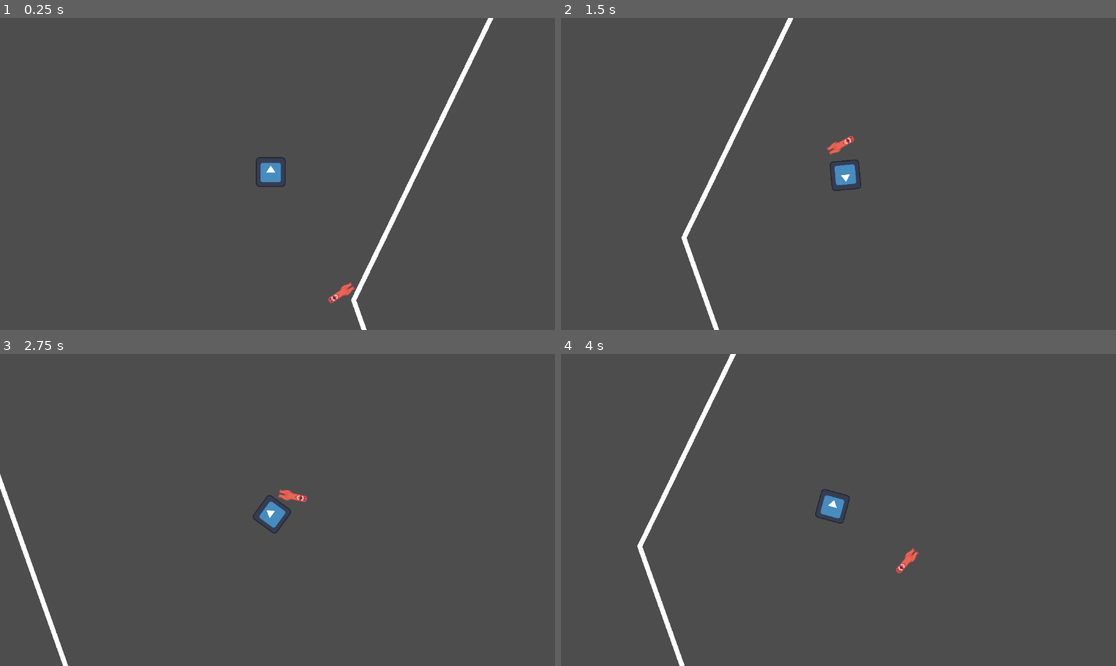
Above: before the commit, frames 1-4 (two rows, left to right).
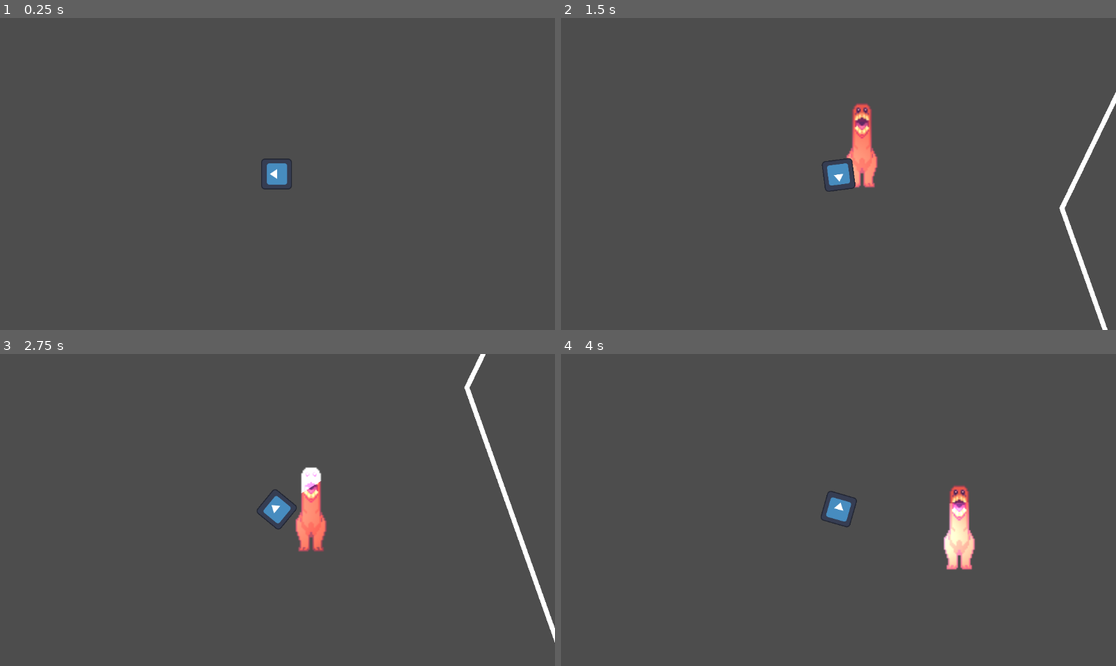
Above: after the commit, the same moments.

Repository: Immersor-git/Running-Out-of-Power
Game: Godot game, scene res://enemy_test_level.tscn
Two runs of this game, one before a commit and one after it. Both use one fixed random seed, a clock stepped at 60 frames per second and the inputs below. The project has no main scene, so this scene is started directly. The engine's default icon, where the game draws it, is replaced by a stand-in: a white triangle on a blue panel in a dark square.
Inputs (mouse positions are in pixels of both pictures, inside the frame that each line leads up to):
- Up to frame 1 (0.25 s): no input
- Up to frame 2 (1.5 s): move the mouse to (960, 158) at 0.52 s; hold D (right) 0.53-1.28 s; move the mouse to (727, 189) at 1.27 s; hold S (back) from 1.28 s (still down)
- Up to frame 3 (2.75 s): move the mouse to (333, 441) at 2.02 s; release S (back) at 2.03 s; hold D (right) from 2.03 s (still down)
- Up to frame 4 (4 s): move the mouse to (810, 572) at 2.77 s; release D (right) at 2.78 s; hold W (forward) 2.78-3.53 s; move the mouse to (1005, 556) at 3.52 s; hold A (left) from 3.53 s (still down)

The runs differ from the first frame. In frame 1, 1.5% of the frame differs, in the area x 46-89%, y 0-100%; in frame 2, 3.2%, in the area x 21-100%, y 0-100%; in frame 3, 3.0%; in frame 4, 2.6%.

Commit message:
wip: fixed angel, added tristan code

Diff:
--- a/enemies/angel/enemy_angel.gd
+++ b/enemies/angel/enemy_angel.gd
@@ -32,7 +32,4 @@
 
 func _physics_process(delta):
 	should_follow()
-
-	if not velocity == Vector2.ZERO:
-		$AnimationTree.set("parameters/Direction/blend_position", velocity)
 	move_and_slide()
--- a/enemies/angel/enemy_angel.tscn
+++ b/enemies/angel/enemy_angel.tscn
@@ -1,204 +1,30 @@
-[gd_scene load_steps=19 format=3 uid="uid://bi3ib870qqwh4"]
+[gd_scene load_steps=6 format=3 uid="uid://bi3ib870qqwh4"]
 
 [ext_resource type="Script" path="res://enemies/angel/enemy_angel.gd" id="1_cl3vq"]
 [ext_resource type="Texture2D" uid="uid://dk4kagl2ru3ok" path="res://enemies/angel/angel_sprite_sheet.png" id="2_uqe2f"]
 [ext_resource type="PackedScene" uid="uid://bj0l46jyyahfn" path="res://enemies/enemy_base.tscn" id="3_638vx"]
 
 [sub_resource type="CircleShape2D" id="CircleShape2D_02rs4"]
-radius = 479.009
+radius = 875.005
 
 [sub_resource type="CapsuleShape2D" id="CapsuleShape2D_r0k1q"]
-radius = 12.0
-height = 62.0
-
-[sub_resource type="Animation" id="Animation_j4bln"]
-length = 0.001
-tracks/0/type = "value"
-tracks/0/imported = false
-tracks/0/enabled = true
-tracks/0/path = NodePath("AngelSpriteSheet:frame")
-tracks/0/interp = 1
-tracks/0/loop_wrap = true
-tracks/0/keys = {
-"times": PackedFloat32Array(0),
-"transitions": PackedFloat32Array(1),
-"update": 1,
-"values": [0]
-}
-tracks/1/type = "value"
-tracks/1/imported = false
-tracks/1/enabled = true
-tracks/1/path = NodePath("AngelSpriteSheet:flip_h")
-tracks/1/interp = 1
-tracks/1/loop_wrap = true
-tracks/1/keys = {
-"times": PackedFloat32Array(0),
-"transitions": PackedFloat32Array(1),
-"update": 1,
-"values": [true]
-}
-tracks/2/type = "value"
-tracks/2/imported = false
-tracks/2/enabled = true
-tracks/2/path = NodePath("AngelSpriteSheet:offset")
-tracks/2/interp = 1
-tracks/2/loop_wrap = true
-tracks/2/keys = {
-"times": PackedFloat32Array(0),
-"transitions": PackedFloat32Array(1),
-"update": 0,
-"values": [Vector2(5, 0)]
-}
-
-[sub_resource type="Animation" id="Animation_7jnse"]
-resource_name = "back"
-tracks/0/type = "value"
-tracks/0/imported = false
-tracks/0/enabled = true
-tracks/0/path = NodePath("AngelSpriteSheet:frame")
-tracks/0/interp = 1
-tracks/0/loop_wrap = true
-tracks/0/keys = {
-"times": PackedFloat32Array(0.1),
-"transitions": PackedFloat32Array(1),
-"update": 1,
-"values": [2]
-}
-
-[sub_resource type="Animation" id="Animation_1ijy3"]
-resource_name = "forward"
-tracks/0/type = "value"
-tracks/0/imported = false
-tracks/0/enabled = true
-tracks/0/path = NodePath("AngelSpriteSheet:frame")
-tracks/0/interp = 1
-tracks/0/loop_wrap = true
-tracks/0/keys = {
-"times": PackedFloat32Array(0),
-"transitions": PackedFloat32Array(1),
-"update": 1,
-"values": [0]
-}
-
-[sub_resource type="Animation" id="Animation_jqo1a"]
-resource_name = "left"
-tracks/0/type = "value"
-tracks/0/imported = false
-tracks/0/enabled = true
-tracks/0/path = NodePath("AngelSpriteSheet:frame")
-tracks/0/interp = 1
-tracks/0/loop_wrap = true
-tracks/0/keys = {
-"times": PackedFloat32Array(0.2),
-"transitions": PackedFloat32Array(1),
-"update": 1,
-"values": [1]
-}
-tracks/1/type = "value"
-tracks/1/imported = false
-tracks/1/enabled = true
-tracks/1/path = NodePath("AngelSpriteSheet:flip_h")
-tracks/1/interp = 1
-tracks/1/loop_wrap = true
-tracks/1/keys = {
-"times": PackedFloat32Array(0.4),
-"transitions": PackedFloat32Array(1),
-"update": 1,
-"values": [false]
-}
-tracks/2/type = "value"
-tracks/2/imported = false
-tracks/2/enabled = true
-tracks/2/path = NodePath("AngelSpriteSheet:offset")
-tracks/2/interp = 1
-tracks/2/loop_wrap = true
-tracks/2/keys = {
-"times": PackedFloat32Array(0.4),
-"transitions": PackedFloat32Array(1),
-"update": 0,
-"values": [Vector2(5, 0)]
-}
-
-[sub_resource type="Animation" id="Animation_asm44"]
-resource_name = "right"
-tracks/0/type = "value"
-tracks/0/imported = false
-tracks/0/enabled = true
-tracks/0/path = NodePath("AngelSpriteSheet:flip_h")
-tracks/0/interp = 1
-tracks/0/loop_wrap = true
-tracks/0/keys = {
-"times": PackedFloat32Array(0.4),
-"transitions": PackedFloat32Array(1),
-"update": 1,
-"values": [true]
-}
-tracks/1/type = "value"
-tracks/1/imported = false
-tracks/1/enabled = true
-tracks/1/path = NodePath("AngelSpriteSheet:frame")
-tracks/1/interp = 1
-tracks/1/loop_wrap = true
-tracks/1/keys = {
-"times": PackedFloat32Array(0.3),
-"transitions": PackedFloat32Array(1),
-"update": 1,
-"values": [1]
-}
-
-[sub_resource type="AnimationLibrary" id="AnimationLibrary_r53cv"]
-_data = {
-"RESET": SubResource("Animation_j4bln"),
-"back": SubResource("Animation_7jnse"),
-"forward": SubResource("Animation_1ijy3"),
-"left": SubResource("Animation_jqo1a"),
-"right": SubResource("Animation_asm44")
-}
-
-[sub_resource type="AnimationNodeAnimation" id="AnimationNodeAnimation_7tijy"]
-animation = &"left"
-
-[sub_resource type="AnimationNodeAnimation" id="AnimationNodeAnimation_joqlb"]
-animation = &"right"
-
-[sub_resource type="AnimationNodeAnimation" id="AnimationNodeAnimation_kchn5"]
-animation = &"back"
-
-[sub_resource type="AnimationNodeAnimation" id="AnimationNodeAnimation_kuaj4"]
-animation = &"forward"
-
-[sub_resource type="AnimationNodeAnimation" id="AnimationNodeAnimation_wf5qo"]
-animation = &"left"
-
-[sub_resource type="AnimationNodeBlendSpace2D" id="AnimationNodeBlendSpace2D_u0tri"]
-blend_point_0/node = SubResource("AnimationNodeAnimation_7tijy")
-blend_point_0/pos = Vector2(-1, 0)
-blend_point_1/node = SubResource("AnimationNodeAnimation_joqlb")
-blend_point_1/pos = Vector2(1, 0)
-blend_point_2/node = SubResource("AnimationNodeAnimation_kchn5")
-blend_point_2/pos = Vector2(0, 1)
-blend_point_3/node = SubResource("AnimationNodeAnimation_kuaj4")
-blend_point_3/pos = Vector2(0, -1)
-blend_point_4/node = SubResource("AnimationNodeAnimation_wf5qo")
-blend_point_4/pos = Vector2(-1, 0)
-blend_mode = 1
-
-[sub_resource type="AnimationNodeStateMachine" id="AnimationNodeStateMachine_17y0q"]
-states/Direction/node = SubResource("AnimationNodeBlendSpace2D_u0tri")
-states/Direction/position = Vector2(358.5, 68)
+radius = 33.0
+height = 174.0
 
 [node name="Angel" type="CharacterBody2D"]
 script = ExtResource("1_cl3vq")
 
 [node name="AngelSpriteSheet" type="Sprite2D" parent="."]
-position = Vector2(3, -29)
+top_level = true
+scale = Vector2(2.89996, 2.89996)
 texture = ExtResource("2_uqe2f")
-offset = Vector2(5, 0)
+offset = Vector2(8, 0)
 flip_h = true
 hframes = 3
 
 [node name="DetectBox" type="Area2D" parent="."]
 unique_name_in_owner = true
+position = Vector2(1, 0)
 collision_layer = 0
 collision_mask = 64
 
@@ -208,26 +34,16 @@
 debug_color = Color(0.839216, 0.364706, 0.333333, 0.419608)
 
 [node name="EnemyBase" parent="." instance=ExtResource("3_638vx")]
+position = Vector2(2, 86)
 
 [node name="Collider" type="CollisionShape2D" parent="."]
-position = Vector2(1, -29)
+position = Vector2(1, -3)
 shape = SubResource("CapsuleShape2D_r0k1q")
 
-[node name="AnimationPlayer" type="AnimationPlayer" parent="."]
-libraries = {
-"": SubResource("AnimationLibrary_r53cv")
-}
-
-[node name="AnimationTree" type="AnimationTree" parent="."]
-deterministic = false
-reset_on_save = false
-callback_mode_method = 1
-libraries = {
-"": SubResource("AnimationLibrary_r53cv")
-}
-tree_root = SubResource("AnimationNodeStateMachine_17y0q")
-anim_player = NodePath("../AnimationPlayer")
-parameters/Direction/blend_position = Vector2(-0.0134329, -0.38758)
+[node name="RemoteTransform2D" type="RemoteTransform2D" parent="."]
+remote_path = NodePath("../AngelSpriteSheet")
+update_rotation = false
+update_scale = false
 
 [connection signal="set_path" from="." to="EnemyBase" method="set_path"]
 [connection signal="start_following" from="." to="EnemyBase" method="_on_start_following"]
--- a/enemies/enemy_base.gd
+++ b/enemies/enemy_base.gd
@@ -18,7 +18,6 @@
 	#Path.visible = false
 	Path.top_level = true
 	update_closest_point()
-	print(next_node)
 
 func _on_start_homing():
 	update_closest_point()
@@ -44,12 +43,13 @@
 		if state == STATE.HOMING:
 			parent.look_at(closest_point)
 			parent.velocity = Vector2.RIGHT.rotated(parent.global_rotation) * parent.SPEED
-			if closest_point.distance_to(global_position) < (parent.SPEED / 60):
+			print("dis: ", closest_point.distance_to(global_position), ", pSpeed ", parent.SPEED / 4)
+			if closest_point.distance_to(global_position) < parent.SPEED / 4:
 				state = STATE.PATROLLING
 		elif state == STATE.PATROLLING:
 			var next_point = Path.to_global(Path.get_point_position(next_node))
 			var distance_to_next_point = next_point.distance_to(global_position)
-			if distance_to_next_point < (parent.SPEED / 60):
+			if distance_to_next_point < parent.SPEED / 4:
 				for i in Path.points.size():
 					if closest_point == Path.to_global(Path.get_point_position(i)):
 						next_node = (i + 1) % Path.points.size()
--- a/enemy_test_level.tscn
+++ b/enemy_test_level.tscn
@@ -1,19 +1,37 @@
 [gd_scene load_steps=3 format=3 uid="uid://b6b3uoftf4vkv"]
 
 [ext_resource type="PackedScene" uid="uid://bi3ib870qqwh4" path="res://enemies/angel/enemy_angel.tscn" id="1_4outp"]
-[ext_resource type="PackedScene" uid="uid://cy13ex8xagg2r" path="res://test_player.tscn" id="2_8xhl2"]
+[ext_resource type="PackedScene" uid="uid://sxj1ykp6a51r" path="res://player.tscn" id="2_4rskp"]
 
 [node name="enemy_test_level" type="Node2D"]
 
 [node name="Angel" parent="." node_paths=PackedStringArray("Path") instance=ExtResource("1_4outp")]
-position = Vector2(304, 439)
+position = Vector2(146, 179)
 Path = NodePath("AngelPath")
 
 [node name="AngelPath" type="Line2D" parent="Angel"]
 points = PackedVector2Array(201, 315, 650, 1581, 4277, 4383, 10229, 4422, 16254, 1240, 18496, -2070, 15058, -5978, 8202, -7623, 3396, -6256)
 closed = true
 
-[node name="test_player" parent="." instance=ExtResource("2_8xhl2")]
-position = Vector2(43, 53)
+[node name="player" parent="." instance=ExtResource("2_4rskp")]
+position = Vector2(-619, 128)
+collision_layer = 65
 
-[node name="Camera2D" type="Camera2D" parent="test_player"]
+[node name="Camera2D" type="Camera2D" parent="player"]
+position = Vector2(0, 4)
+scale = Vector2(2, 2)
+
+[node name="ColorRect" type="ColorRect" parent="player/Camera2D"]
+visible = false
+offset_left = -1894.0
+offset_top = -912.0
+offset_right = -1854.0
+offset_bottom = -872.0
+scale = Vector2(98.3358, 48.8946)
+
+[node name="CanvasModulate" type="CanvasModulate" parent="."]
+visible = false
+position = Vector2(-7, 0)
+color = Color(0, 0, 0, 0.427451)
+
+[connection signal="set_path" from="Angel" to="Angel/EnemyBase" method="set_path"]
--- /dev/null
+++ b/flashlight.gd
@@ -0,0 +1,6 @@
+extends Area2D
+
+
+
+func _physics_process(_delta):
+	look_at(get_global_mouse_position())
--- /dev/null
+++ b/fog.gdshader
@@ -0,0 +1,15 @@
+shader_type canvas_item;
+
+void vertex() {
+	// Called for every vertex the material is visible on.
+}
+
+void fragment() {
+	// Called for every pixel the material is visible on.
+	COLOR = vec4(1.0,0.5,0.5,0.5);
+}
+
+//void light() {
+	// Called for every pixel for every light affecting the CanvasItem.
+	// Uncomment to replace the default light processing function with this one.
+//}
--- /dev/null
+++ b/player.gd
@@ -0,0 +1,10 @@
+extends CharacterBody2D
+
+@export var SPEED = 600
+
+func _physics_process(_delta):
+	var direction = Input.get_vector("left", "right", "forward", "back")
+	velocity = direction * SPEED
+	velocity = direction * SPEED
+	look_at(get_global_mouse_position())
+	move_and_slide()
--- /dev/null
+++ b/player.tscn
@@ -0,0 +1,94 @@
+[gd_scene load_steps=13 format=3 uid="uid://sxj1ykp6a51r"]
+
+[ext_resource type="Shader" path="res://fog.gdshader" id="1_7kqtt"]
+[ext_resource type="Script" path="res://player.gd" id="1_fxm7v"]
+[ext_resource type="Texture2D" uid="uid://30h5kbgss1br" path="res://icon.svg" id="2_1xg5g"]
+[ext_resource type="Script" path="res://flashlight.gd" id="3_dh52x"]
+
+[sub_resource type="ShaderMaterial" id="ShaderMaterial_o7jv6"]
+shader = ExtResource("1_7kqtt")
+
+[sub_resource type="CircleShape2D" id="CircleShape2D_y7qu0"]
+radius = 73.1095
+
+[sub_resource type="Gradient" id="Gradient_se0co"]
+colors = PackedColorArray(1, 1, 1, 1, 0, 0, 0, 1)
+metadata/_snap_enabled = true
+
+[sub_resource type="GradientTexture2D" id="GradientTexture2D_70qr4"]
+gradient = SubResource("Gradient_se0co")
+fill = 1
+fill_from = Vector2(0.5, 0.5)
+fill_to = Vector2(0.83, 0.83)
+
+[sub_resource type="Gradient" id="Gradient_c882s"]
+colors = PackedColorArray(1, 1, 1, 1, 0, 0, 0, 1)
+
+[sub_resource type="GradientTexture2D" id="GradientTexture2D_31fiy"]
+gradient = SubResource("Gradient_c882s")
+width = 100
+fill = 1
+fill_from = Vector2(0.5, 0.5)
+fill_to = Vector2(1, 0.5)
+
+[sub_resource type="OccluderPolygon2D" id="OccluderPolygon2D_44gua"]
+polygon = PackedVector2Array(0, 0, 297.581, -187.295)
+
+[sub_resource type="OccluderPolygon2D" id="OccluderPolygon2D_6pr63"]
+polygon = PackedVector2Array(0, 0, 487.676, 2751.28)
+
+[node name="player" type="CharacterBody2D"]
+z_index = 2
+material = SubResource("ShaderMaterial_o7jv6")
+scale = Vector2(0.5, 0.5)
+script = ExtResource("1_fxm7v")
+
+[node name="rigidbody" type="CollisionShape2D" parent="."]
+shape = SubResource("CircleShape2D_y7qu0")
+
+[node name="PointLight2D" type="PointLight2D" parent="."]
+scale = Vector2(0.999999, 0.999999)
+energy = 0.84
+range_z_max = 500
+range_layer_min = -1
+shadow_enabled = true
+texture = SubResource("GradientTexture2D_70qr4")
+texture_scale = 8.65
+height = 120.0
+
+[node name="Area2D" type="Area2D" parent="."]
+script = ExtResource("3_dh52x")
+
+[node name="CollisionPolygon2D" type="CollisionPolygon2D" parent="Area2D"]
+visible = false
+modulate = Color(0.172549, 0.411765, 0.32549, 1)
+scale = Vector2(4.24642, 7.01541)
+polygon = PackedVector2Array(150, 30, 150, -30, 0, 0)
+
+[node name="PointLight2D" type="PointLight2D" parent="Area2D"]
+position = Vector2(82, 2)
+scale = Vector2(12.5819, 7.73616)
+energy = 4.09
+range_z_max = 500
+range_layer_min = -1
+range_layer_max = 10
+shadow_enabled = true
+texture = SubResource("GradientTexture2D_31fiy")
+texture_scale = 1.05
+height = 35.0
+
+[node name="LightOccluder2D2" type="LightOccluder2D" parent="Area2D"]
+position = Vector2(10, 0)
+rotation = -0.331613
+scale = Vector2(2.65151, -3.24627)
+occluder = SubResource("OccluderPolygon2D_44gua")
+
+[node name="LightOccluder2D" type="LightOccluder2D" parent="Area2D"]
+position = Vector2(10, 0)
+rotation = -0.331613
+scale = Vector2(2.19308, 0.000845447)
+occluder = SubResource("OccluderPolygon2D_6pr63")
+
+[node name="Icon" type="Sprite2D" parent="."]
+z_index = 1000
+texture = ExtResource("2_1xg5g")
--- /dev/null
+++ b/sample_map.tscn
@@ -0,0 +1,40 @@
+[gd_scene load_steps=5 format=3 uid="uid://ct2uavqt1ddf7"]
+
+[ext_resource type="PackedScene" uid="uid://bvblgopn4jmlh" path="res://enemy_ShyDog/enemy_shydog.tscn" id="2_ctxfj"]
+[ext_resource type="PackedScene" uid="uid://sxj1ykp6a51r" path="res://player.tscn" id="2_ekb26"]
+
+[sub_resource type="GDScript" id="GDScript_iubpq"]
+script/source = "extends Area2D
+"
+
+[sub_resource type="ShaderMaterial" id="ShaderMaterial_qxnfe"]
+
+[node name="sample_map" type="Area2D"]
+y_sort_enabled = true
+script = SubResource("GDScript_iubpq")
+
+[node name="player" parent="." instance=ExtResource("2_ekb26")]
+
+[node name="Camera2D2" type="Camera2D" parent="player"]
+
+[node name="background" type="CanvasLayer" parent="."]
+layer = -1
+follow_viewport_enabled = true
+
+[node name="ColorRect" type="ColorRect" parent="background"]
+z_index = -1
+offset_left = -578.0
+offset_top = -326.0
+offset_right = -538.0
+offset_bottom = -286.0
+scale = Vector2(28.6914, 16.232)
+
+[node name="Patroller2" parent="background" instance=ExtResource("2_ctxfj")]
+
+[node name="Patroller3" parent="background" instance=ExtResource("2_ctxfj")]
+
+[node name="CanvasModulate" type="CanvasModulate" parent="background"]
+modulate = Color(0.596078, 0.54902, 0.372549, 1)
+z_index = 5
+material = SubResource("ShaderMaterial_qxnfe")
+color = Color(0.305882, 0.305882, 0.305882, 1)
